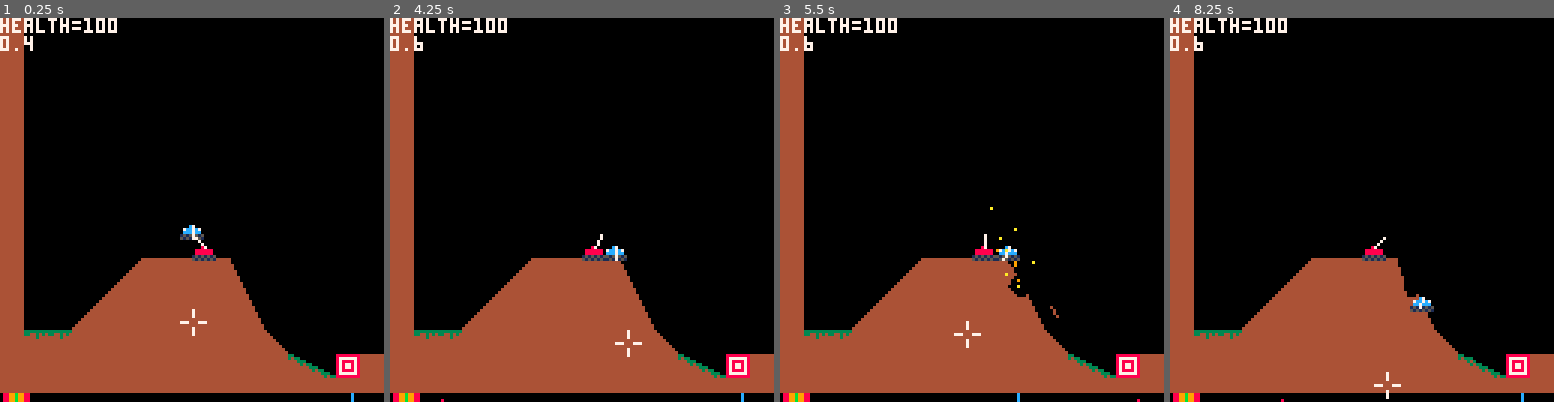
Above: before the commit, frames 1-4 (left to right).
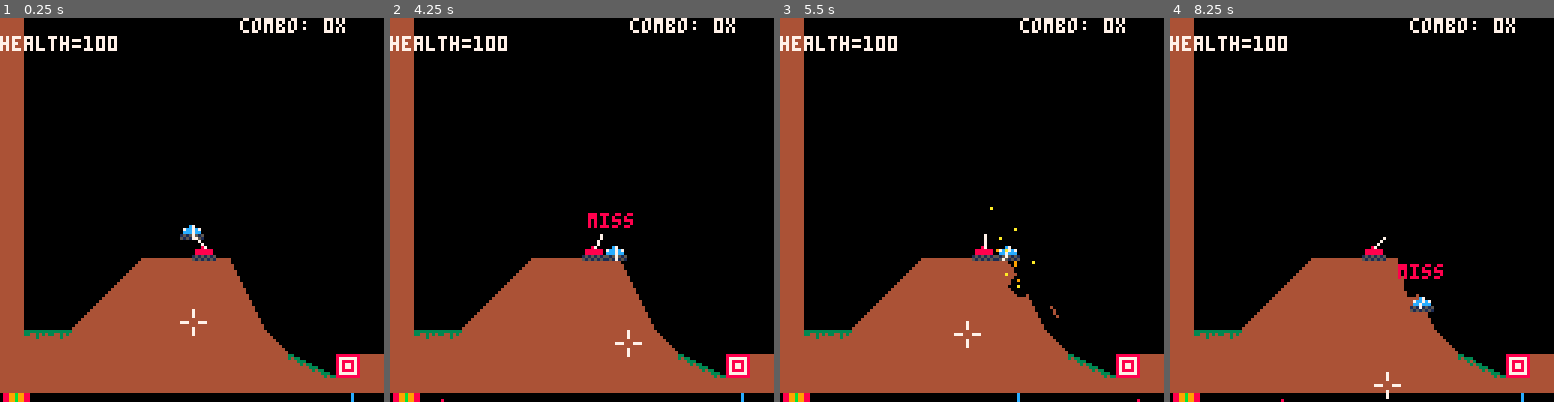
Above: after the commit, the same moments.

Repository: MarrMann/tanks.p8
Game: PICO-8 cartridge tanks.p8
Same seed, same stepped clock (60 frames per second), same inputs: the game is played once before the commit and once after it.
Inputs:
- Up to frame 1 (0.25 s): no input
- Up to frame 2 (4.25 s): tap X (X key) at 0.33, 1.07, 1.85, 2.97, 4.08 s; hold Right 1.6-2.1 s; hold Up 2.15-2.42 s; hold Right 2.47-3.03 s; hold Left 3.08-3.58 s; hold Down 3.63-3.97 s; hold Right from 4.02 s (still down)
- Up to frame 3 (5.5 s): release Right at 4.68 s; hold Up 4.73-5.03 s; hold Left from 5.08 s (still down); tap X (X key) at 5.2 s
- Up to frame 4 (8.25 s): release Left at 5.68 s; hold Down 5.73-6.03 s; hold Right 6.08-6.58 s; tap X (X key) at 6.32, 7.43 s; hold Right 6.63-7.13 s; hold Up 7.18-7.45 s; hold Right 7.5-8.07 s; hold Left from 8.12 s (still down)

The runs differ from the first frame. In frame 1, 1.5% of the frame differs, in the area x 0-90%, y 0-9%; in frame 2, 1.8%, in the area x 0-90%, y 0-55%; in frame 3, 1.5%; in frame 4, 1.8%.

Commit message:
accuracy indicator text

Diff:
--- a/tanks.p8
+++ b/tanks.p8
@@ -116,9 +116,32 @@
 	elseif x_hold_frames > 0 then
 		if x_hold_frames <= x_tap then
 			if (p.cur_cd<=4 and p.cur_cd>=-4) then
+				acc.combo += 1
+				local accuracy=abs(p.cur_cd)
+				local col=0
+				local text=""
+				if accuracy==0 then
+					text="perfect!"
+					col=10
+				elseif accuracy<=2 then
+					text="good"
+					col=11
+				elseif accuracy<=4 then
+					text="ok"
+					col=9
+				end
+				add(hit_texts,{
+					x=p.x-8,
+					y=p.y-14,
+					col=col,
+					life=25,
+					text=text
+				})
+
 				local spread=abs(p.cur_cd)*0.05
 				spread=rnd(spread)-0.5*spread
 				shoot(p.x,p.y,p.t_angle,p.pow+spread)
+				p.cur_cd += p.cd
 			end
 		end
 		x_hold_frames = 0
@@ -188,14 +211,21 @@
 	end
 	if p.cur_cd<-5 then
 		p.cur_cd+=p.cd
+
+		add(hit_texts,{
+			x=p.x-8,
+			y=p.y-14,
+			text="miss",
+			col=8,
+			life=25
+		})
+		acc.combo=0
 	end
 	p.cur_cd-=1
 end
 
 function draw_player()
 	draw_dbg()
-
-	print("health="..p.health,7)
 
 	// player sprite
 	if p.move then p.spr = (t%4)/2 end
@@ -948,7 +978,6 @@
 		de.x += 4
 		de.y += 6
 
-		print(de.target_angle)
 		local tur_x = sin(de.t_angle)*4
 		local tur_y = cos(de.t_angle)*4
 		local t_end_x=de.x+tur_x
@@ -958,10 +987,6 @@
 end
 -->8
 // todo
-
-//timing indicators
-///text indicators (perfect/good/ok/miss)
-///sound indicator??
 
 //map boundaries
 ///block player from moving outside boundaries when enemies/targets are present
@@ -970,6 +995,11 @@
 ///should boundary only be on sides?
 ///regen health when clearing a level?
 
+//health bars instead of health meter
+///method for drawing healthbar based on current health and max health
+///player health bar
+///enemy health bar
+
 //game over state
 ///lose when running out of health
 ///block input
@@ -985,7 +1015,14 @@
 ///should timing reset when you press too early?
 -->8
 //ui
+acc={
+	combo=0,
+	combo_col=7
+}
+
 function draw_ui()
+	print("health="..p.health,0,6,7)
+
 	draw_acc_marker(125)
 	draw_acc_marker(126)
 	draw_acc_marker(127)
@@ -995,6 +1032,7 @@
  for e in all(dumb_enemies) do
 		draw_cd(e.cur_cd,e.cd,127,8)
  end
+	print("combo: "..acc.combo.."x",80,0,acc.combo_col)
 end
 
 function draw_acc_marker(y)
